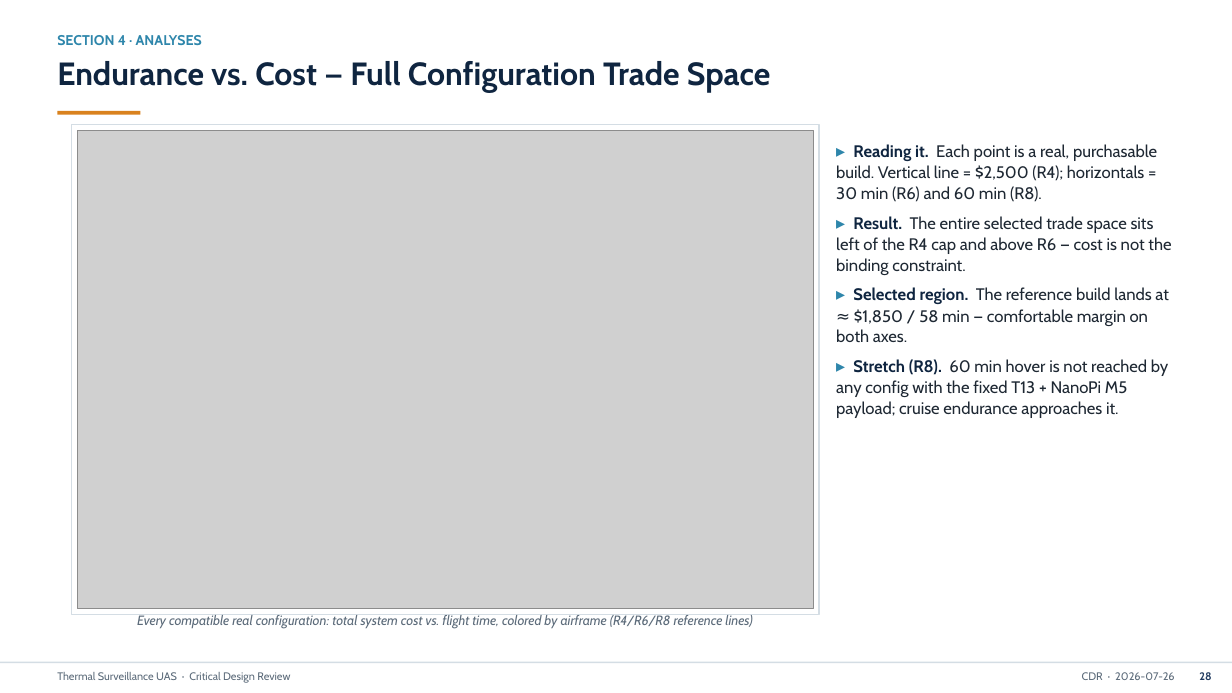
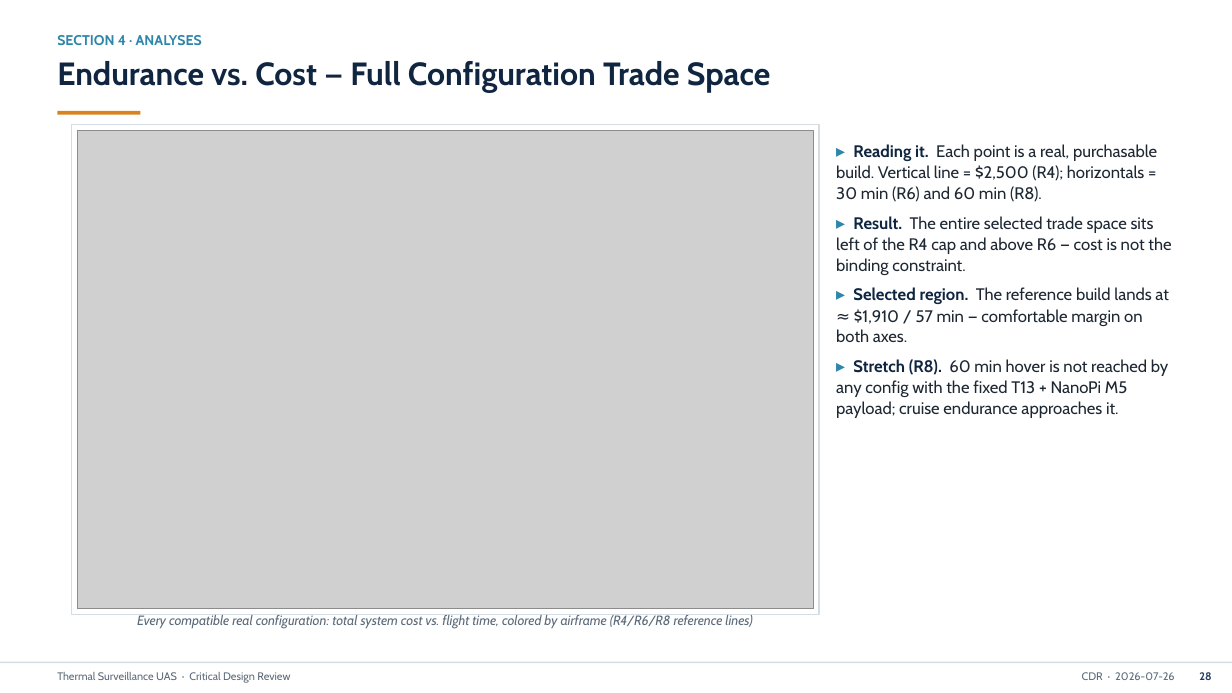
Before and after one commit to david12daniel/SurveillanceDrone, a slide deck: slide 29 of CDR_Thermal_Surveillance_Drone.pptx. Drawn at 1232x693 pixels with LibreOffice and Linux fonts; fonts in the diff are those of the drawing; grey boxes stand for pictures. Boxes give left, top, right and bottom in pixels: in the first picture for what was removed or moved away, otherwise in the second. Text is boxed around its words. In the diff, an @@ line names an element or a change of style, - is before the commit and + after.

```diff
--- a/CDR_Thermal_Surveillance_Drone.pptx
+++ b/CDR_Thermal_Surveillance_Drone.pptx
@@ text at <box>836,287,1168,342</box>: text changed @@
-▸ Selected region. The reference build lands at ≈ $1,850 / 58 min — comfortable margin on both axes.
+▸ Selected region. The reference build lands at ≈ $1,910 / 57 min — comfortable margin on both axes.
```
Also in this commit, not shown: 6 other slides changed, 9 other files.
